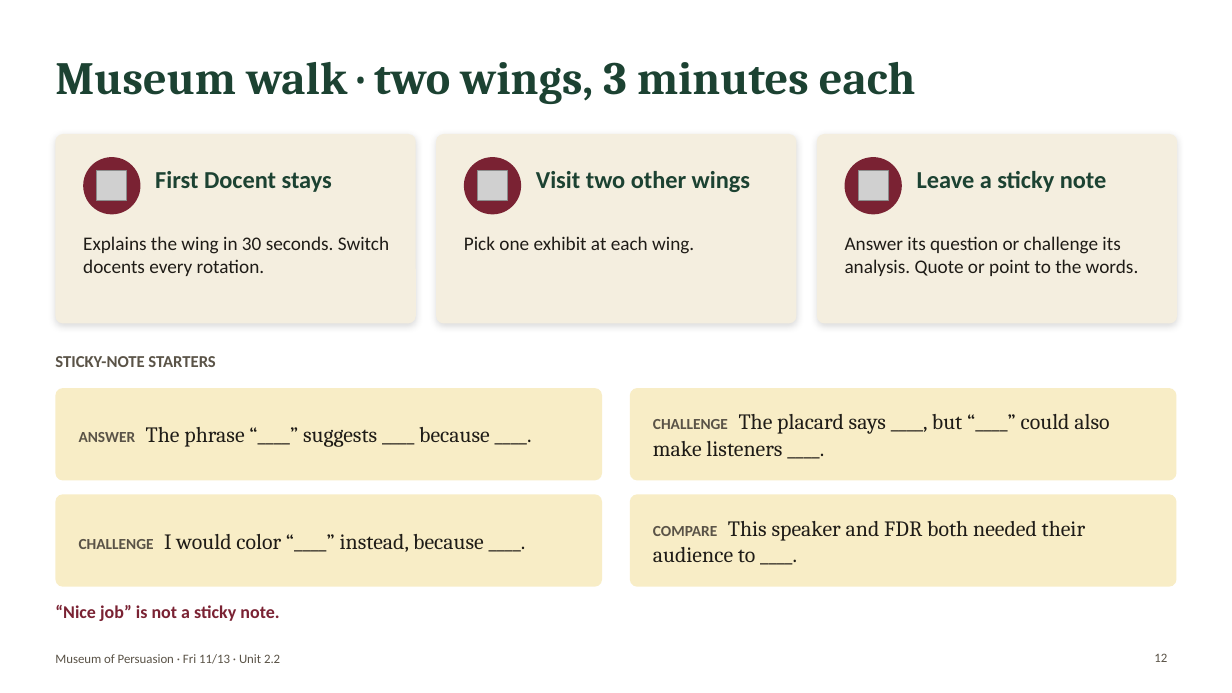
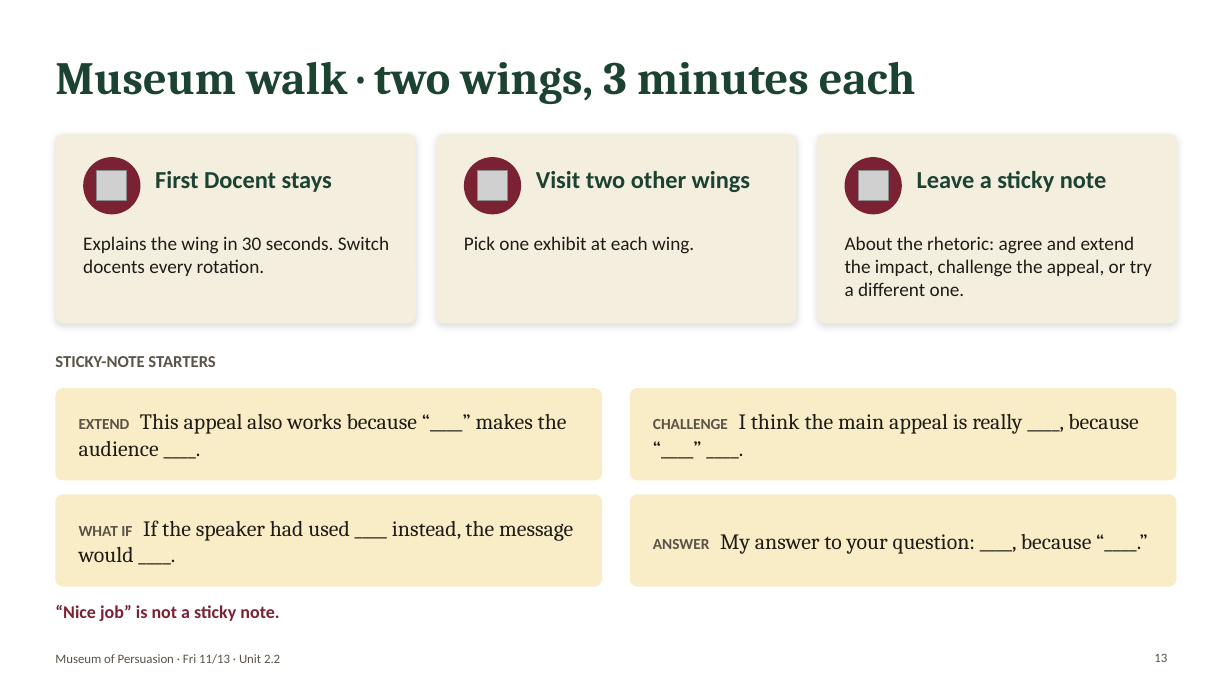
Before and after one commit to bookfairshit/Unit-2.2-Informational-Text, a slide deck: slide 13 of lumio/museum-of-persuasion-nov-13.pptx (slide 12 before the commit). Drawn at 1232x693 pixels with LibreOffice and Linux fonts; fonts in the diff are those of the drawing; grey boxes stand for pictures. Boxes give left, top, right and bottom in pixels: in the first picture for what was removed or moved away, otherwise in the second. Text is boxed around its words. In the diff, an @@ line names an element or a change of style, - is before the commit and + after.

```diff
--- a/lumio/museum-of-persuasion-nov-13.pptx
+++ b/lumio/museum-of-persuasion-nov-13.pptx
@@ text at [845,236,1152,296]: text changed @@
-Answer its question or challenge its analysis. Quote or point to the words.
+About the rhetoric: agree and extend the impact, challenge the appeal, or try a different one.
@@ text at [79,414,567,456]: text changed @@
-ANSWER The phrase “____” suggests ____ because ____.
+EXTEND This appeal also works because “____” makes the audience ____.
@@ text at [653,414,1139,434]: text changed @@
-CHALLENGE The placard says ____, but “____” could also make listeners ____.
+CHALLENGE I think the main appeal is really ____, because “____” ____.
@@ text at [79,520,573,562]: text changed @@
-CHALLENGE I would color “____” instead, because ____.
+WHAT IF If the speaker had used ____ instead, the message would ____.
@@ text at [653,534,1092,554]: text changed @@
-COMPARE This speaker and FDR both needed their audience to ____.
+ANSWER My answer to your question: ____, because “____.”
@@ page number at [1154,653,1167,662]: text changed @@
-12
+13
```
Also in this commit, not shown: 8 other slides changed, 1 slide added, 2 other files.
